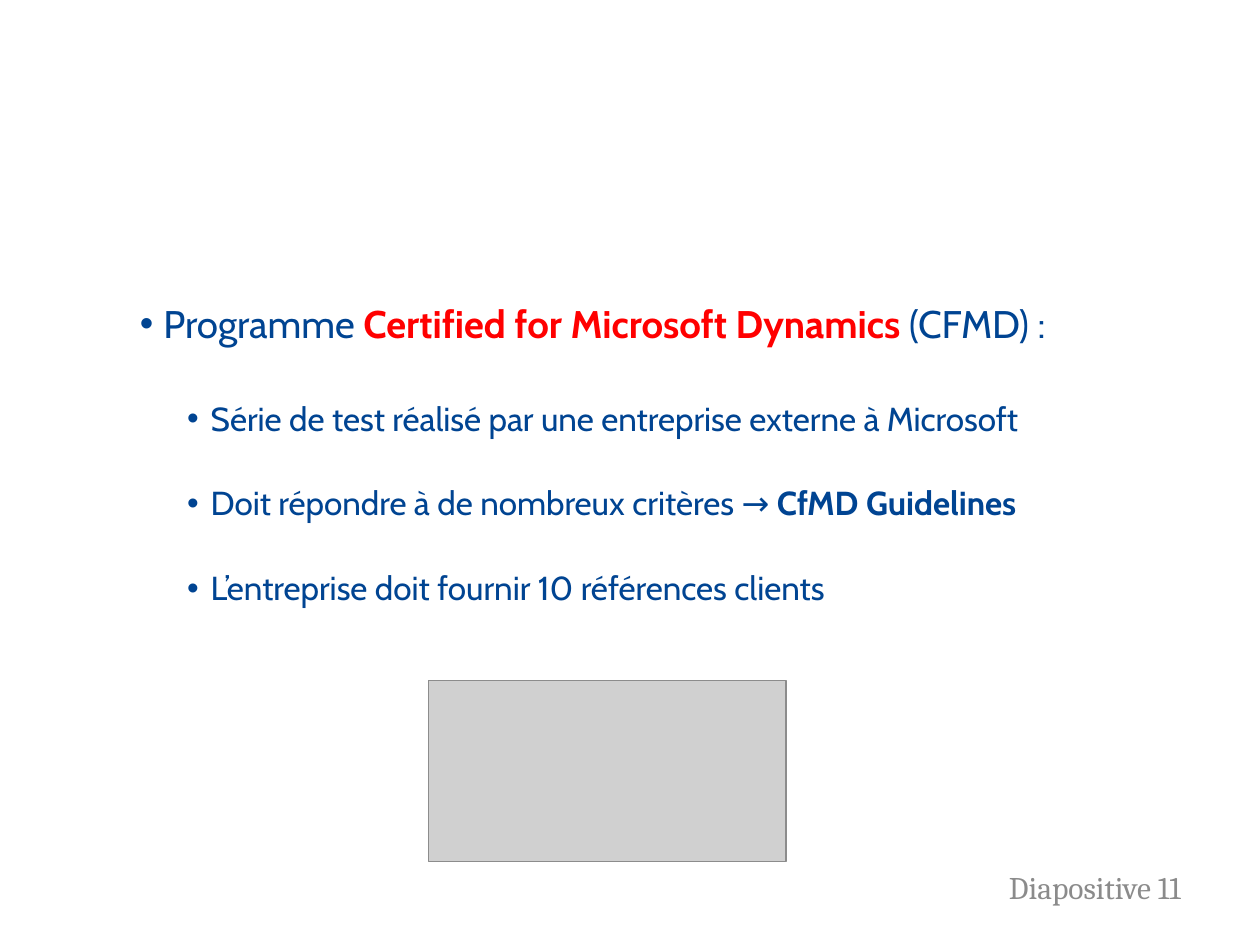
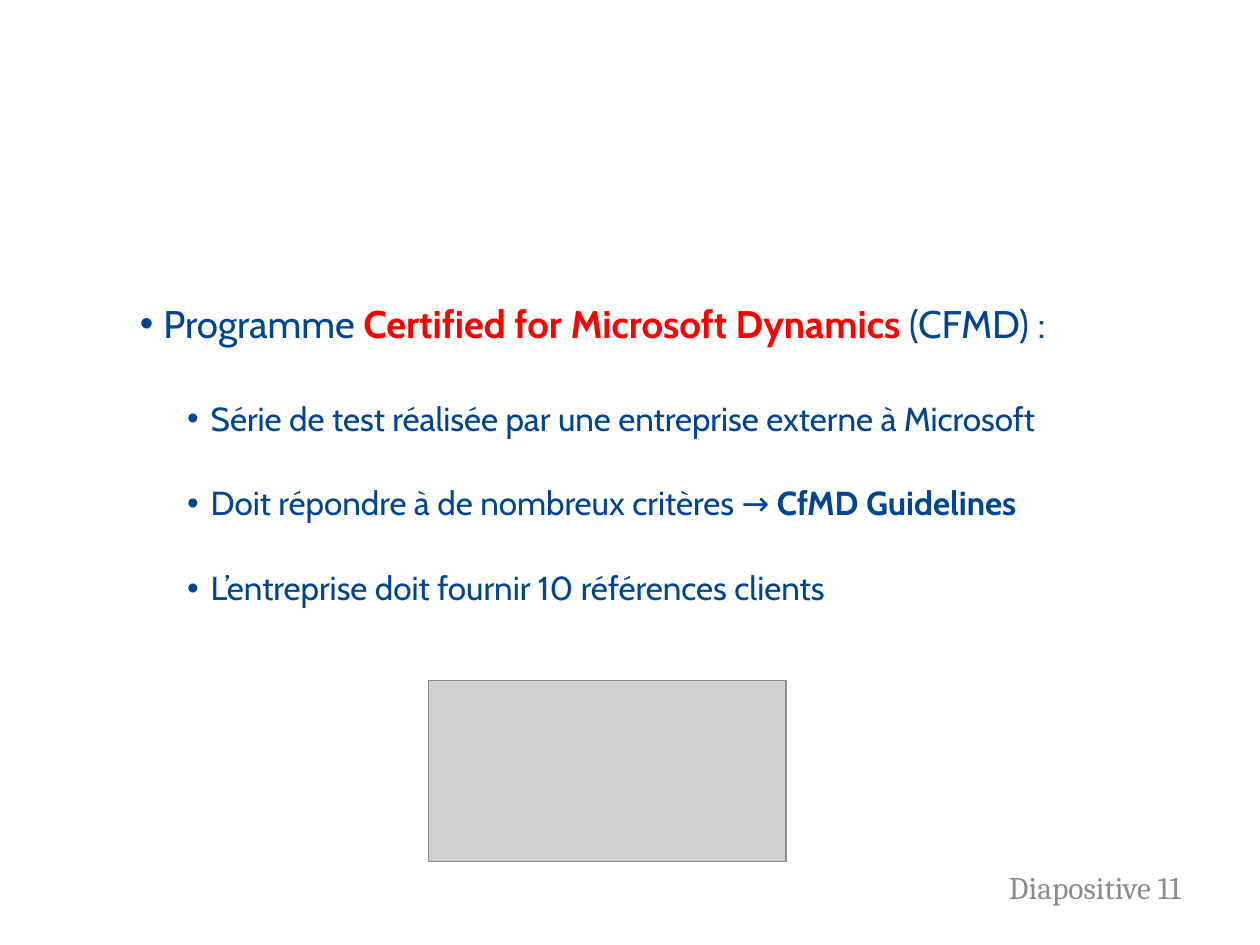
Before and after one commit to FlorentALAPETITE/Rapport_Stage_2017, a slide deck: slide 11 of Soutenance_Stage.pptx. Drawn at 1260x945 pixels with LibreOffice and Linux fonts; fonts in the diff are those of the drawing; grey boxes stand for pictures; background and template pictures are left out. Boxes give left, top, right and bottom in pixels: in the first picture for what was removed or moved away, otherwise in the second. Text is boxed around its words. In the diff, an @@ line names an element or a change of style, - is before the commit and + after.

```diff
--- a/Soutenance_Stage.pptx
+++ b/Soutenance_Stage.pptx
@@ text at <box>211,406,1035,438</box>: text changed @@
-  • Série de test réalisé par une entreprise externe à Microsoft
+  • Série de test réalisée par une entreprise externe à Microsoft
```
Also in this commit, not shown: 3 other slides changed, 14 slides removed, 1 other file.
